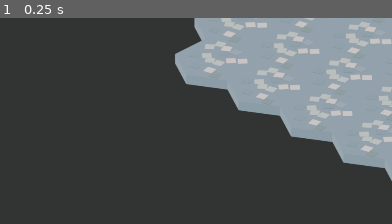
Above: before the commit, frame 1.
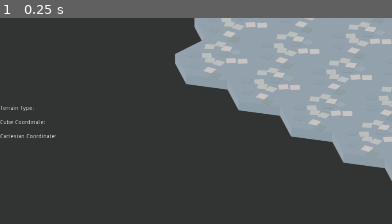
Above: after the commit, the same moment.

Repository: derUbermenk/IsoMapMaker
Game: Godot game, scene res://Scenes/Main/MapBuilder.tscn
The game is run twice, just before and just after one commit, with the same random seed, the same clock (stepped at 60 frames per second) and the same inputs.
Inputs:
- Up to frame 1 (0.25 s): no input
The pictures show only the part of the screen within x 0-50%, y 20-70%; the shares and areas given below are measured in that part.

The runs differ from the first frame. In frame 1, 0.3% of the frame differs, in the area x 0-15%, y 42-59%.

Commit message:
add logic for displaying tile details in ui

Diff:
--- a/Scenes/Main/MapBuilder.tscn
+++ b/Scenes/Main/MapBuilder.tscn
@@ -205,4 +205,33 @@
 margin_right = 280.0
 margin_bottom = 16.0
 
+[node name="TileDetails" type="VBoxContainer" parent="UI"]
+anchor_top = 0.5
+anchor_bottom = 0.5
+margin_top = -20.0
+margin_right = 40.0
+margin_bottom = 20.0
+grow_vertical = 2
+rect_min_size = Vector2( 200, 200 )
+custom_constants/separation = 20
+alignment = 1
+
+[node name="Type" type="Label" parent="UI/TileDetails"]
+margin_top = 59.0
+margin_right = 200.0
+margin_bottom = 73.0
+text = "Terrain Type:"
+
+[node name="CubeCoord" type="Label" parent="UI/TileDetails"]
+margin_top = 93.0
+margin_right = 200.0
+margin_bottom = 107.0
+text = "Cube Coordinate:"
+
+[node name="CartesianCoord" type="Label" parent="UI/TileDetails"]
+margin_top = 127.0
+margin_right = 200.0
+margin_bottom = 141.0
+text = "Cartesian Coordinate:"
+
 [node name="Map" parent="." instance=ExtResource( 1 )]
--- a/Scenes/Main/UI.gd
+++ b/Scenes/Main/UI.gd
@@ -59,5 +59,6 @@
 		_tool.connect("pressed", self, receiving_function, [_tool.get_name()])
 
 func update_hovered_tile(tile: Tile):
-	get_node("ModeDebugger/TileDetails/Type").text = tile.terrain_type
-	get_node("ModeDebugger/TileDetails/CubeCoord").text = tile.cube_coord
+	get_node("TileDetails/Type").text = "Terrain Type: %s" % tile.terrain_type
+	get_node("TileDetails/CubeCoord").text = "Cube Coordinate: %s" % tile.cube_coord
+	get_node("TileDetails/CartesianCoord").text = "Cartesian Coordinate %s" % Vector2(tile.x, tile.y)
